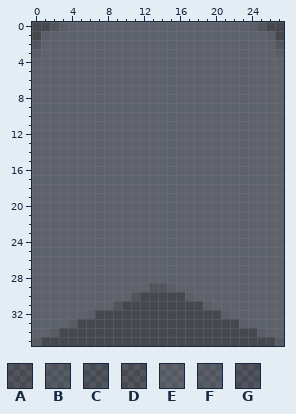
Pixel-art sprite: src/assets/ic_menu_saved@2x.png. Above, as it was before the edit.
The file is 28x36 pixels. Pixels under 10% opacity are left out. Colours within 5 levels of each other are drawn and written as one.
Palette (. is transparent): A #9fafbf20  B #9fafc530  C #9fafc720  D #a7afbf20  E #a3afc340  F #a4adc438  G #a7afc720
Once edited:
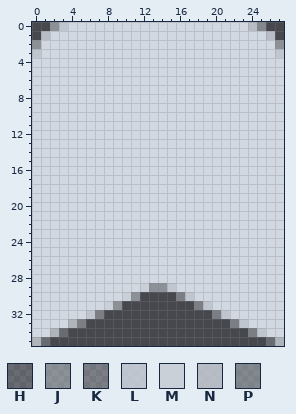
Colours new in this view: H #cfd7df40  J #d1d7df80  K #d2d7df60  L #d1d8e1df  M #d2d9e1ef  N #d3d8e1cf  P #d3dae36f
Difference:
colour B: #9fafc530 -> #d2d8e0bf
colour E: #a3afc340 -> #d2d8e1
y 0: x 2..3 GF -> JL; x 24..25 FC -> NP
y 1: x 1 F -> N; x 26 F -> N
y 2: x 0 C -> J; x 27 D -> J
y 3: x 0 F -> L; x 27 F -> L
y 29: x 12..15 EAAF -> MJJL
y 30: x 10..11 EA -> MJ; x 16..17 .F -> KL
y 31: x 8..9 EA -> MJ; x 18..19 .F -> KL
y 32: x 6..7 F. -> LK; x 20..21 .F -> KL
y 33: x 5 . -> K; x 22..23 .F -> KL
y 34: x 3 . -> H; x 24..25 .F -> KL
y 35: x 1 . -> H; x 26 . -> H
Boxes around the changes in both pictures, in picture pixels (x1, y1, x2, y2):
changed: (32, 22, 284, 346)
